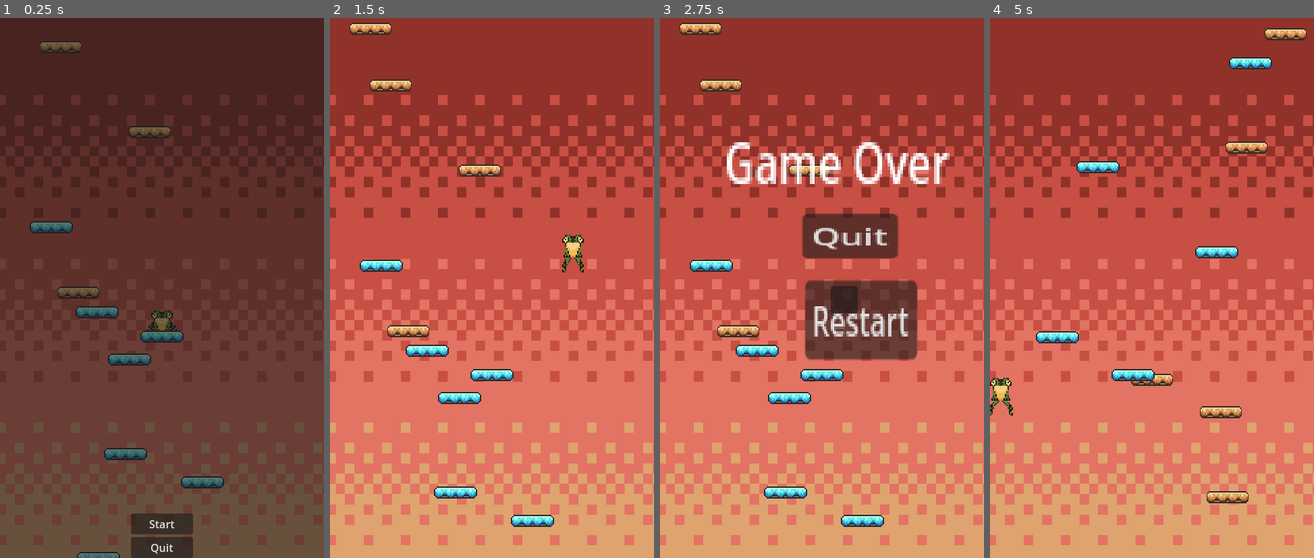
Above: before the commit, frames 1-4 (left to right).
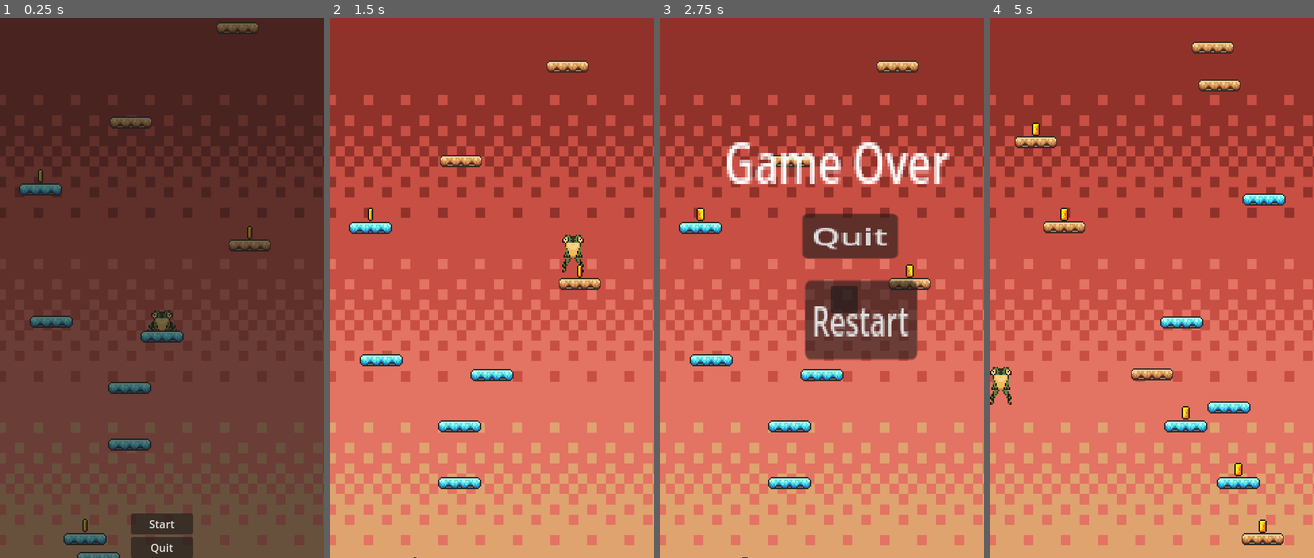
Above: after the commit, the same moments.

Repository: stefko-jam/Game_Jam
Game: Godot game, scene res://scenes/game.tscn
The game is run twice, just before and just after one commit, with the same random seed, the same clock (stepped at 60 frames per second) and the same inputs.
Inputs:
- Up to frame 1 (0.25 s): no input
- Up to frame 2 (1.5 s): click "Start" at 0.5 s; hold D (right) from 1.28 s (still down)
- Up to frame 3 (2.75 s): keep holding D (right)
- Up to frame 4 (5 s): release D (right) at 2.75 s; click "Restart" at 2.75 s; click "Start" at 3.5 s; hold A (left) from 4.28 s (still down)

The runs differ from the first frame. In frame 1, 4.2% of the frame differs, in the area x 5-84%, y 0-98%; in frame 2, 4.5%; in frame 3, 4.3%; in frame 4, 6.1%, in the area x 0-98%, y 1-98%.
Error in both runs: Invalid call. Nonexistent function 'enable_player_input' in base 'Node2D (platform_manager.gd)'. (res://scripts/main_menu.gd:12)

Commit message:
Dynamically add coints

Diff:
--- a/scripts/coin.gd
+++ b/scripts/coin.gd
@@ -1,9 +1,9 @@
 extends Area2D
 
-@onready var game_manager: Node = %GameManager
-@onready var animation_player: AnimationPlayer = $AnimationPlayer
+#@onready var game_manager: Node = %GameManager
+#@onready var animation_player: AnimationPlayer = $AnimationPlayer
 
 
 func _on_body_entered(body: Node2D) -> void:
-	game_manager.add_point()
-	animation_player.play("pickup")
+	%GameManager.add_point()
+	$AnimationPlayer.animation_player.play("pickup")
--- a/scripts/platform_manager.gd
+++ b/scripts/platform_manager.gd
@@ -48,4 +48,13 @@
 	var x = randi_range(-100, 100)
 	var y = highestPlatformPostiion - randi_range(2, 10) * 7
 	highestPlatformPostiion = y;
-	add_child(generatePlatform(x, y))
+	var platform = generatePlatform(x, y)
+
+	var createCoin = randi_range(0, 2) == 1;
+	if (createCoin):
+		var coinScene = preload("res://scenes/coin.tscn")
+		var coin = coinScene.instantiate()
+		coin.position = Vector2(0, -10)
+		platform.add_child(coin)
+
+	add_child(platform)
